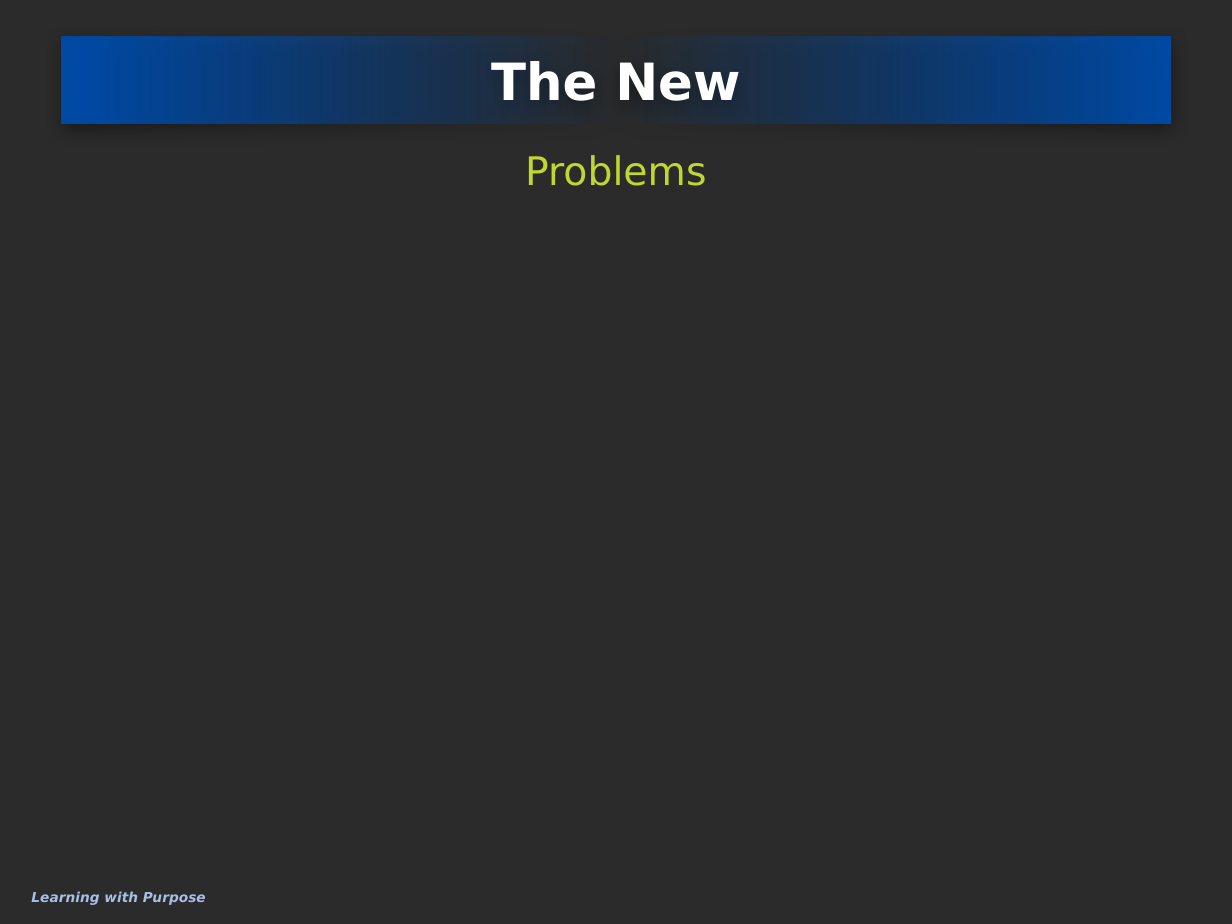
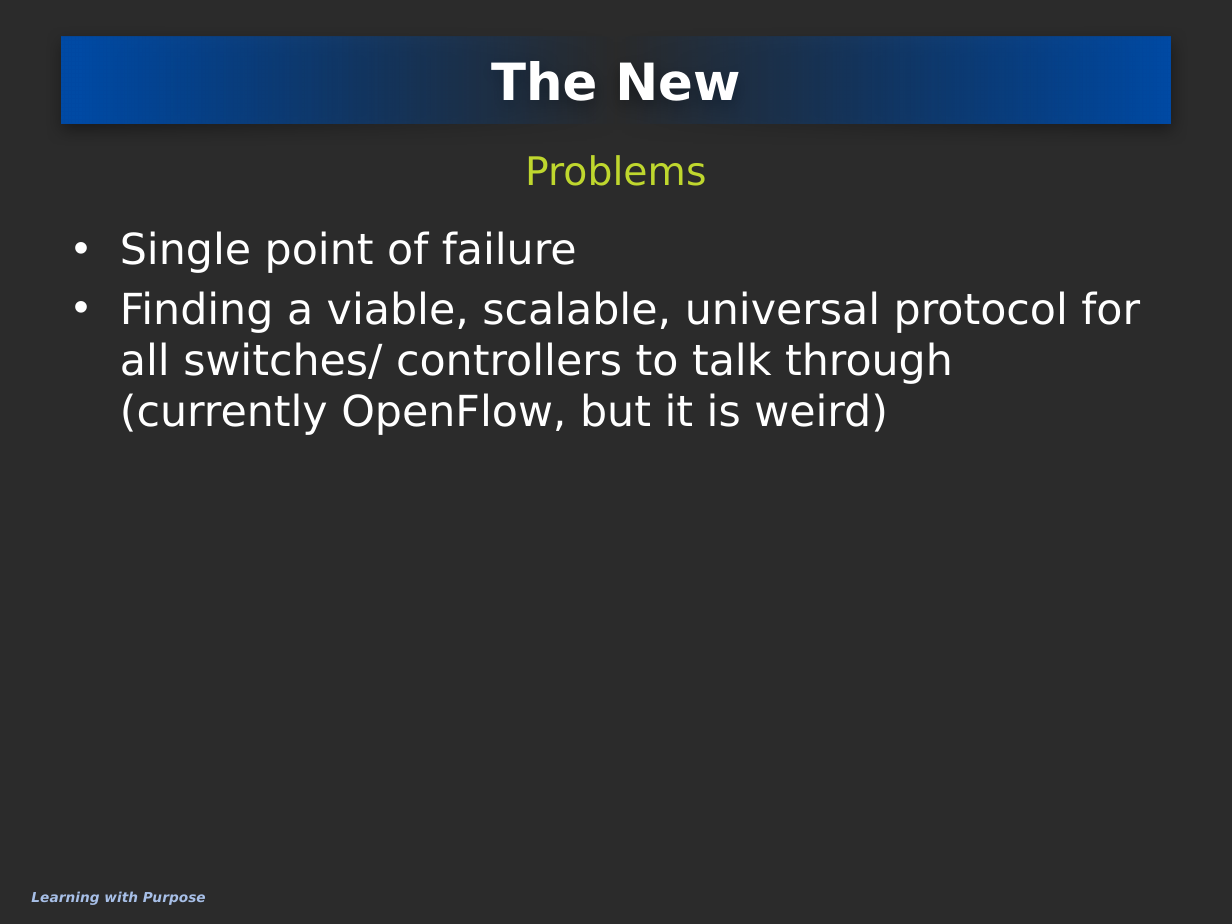
Before and after one commit to eliedaou/networkDesign, a slide deck: slide 8 of survey topic/SDNOpenFlow.pptx. Drawn at 1232x924 pixels with LibreOffice and Linux fonts; fonts in the diff are those of the drawing; background and template pictures are left out; a plain dark background stands for a picture behind light text. Boxes give left, top, right and bottom in pixels: in the first picture for what was removed or moved away, otherwise in the second. Text is boxed around its words. In the diff, an @@ line names an element or a change of style, - is before the commit and + after.

```diff
--- a/survey topic/SDNOpenFlow.pptx
+++ b/survey topic/SDNOpenFlow.pptx
@@ text added at box(120, 231, 1140, 435), 25 pt, text #FFFFFF @@
+• Single point of failure
+• Finding a viable, scalable, universal protocol for all switches/ controllers to talk through (currently OpenFlow, but it is weird)
```
Also in this commit, not shown: 4 other slides changed.
